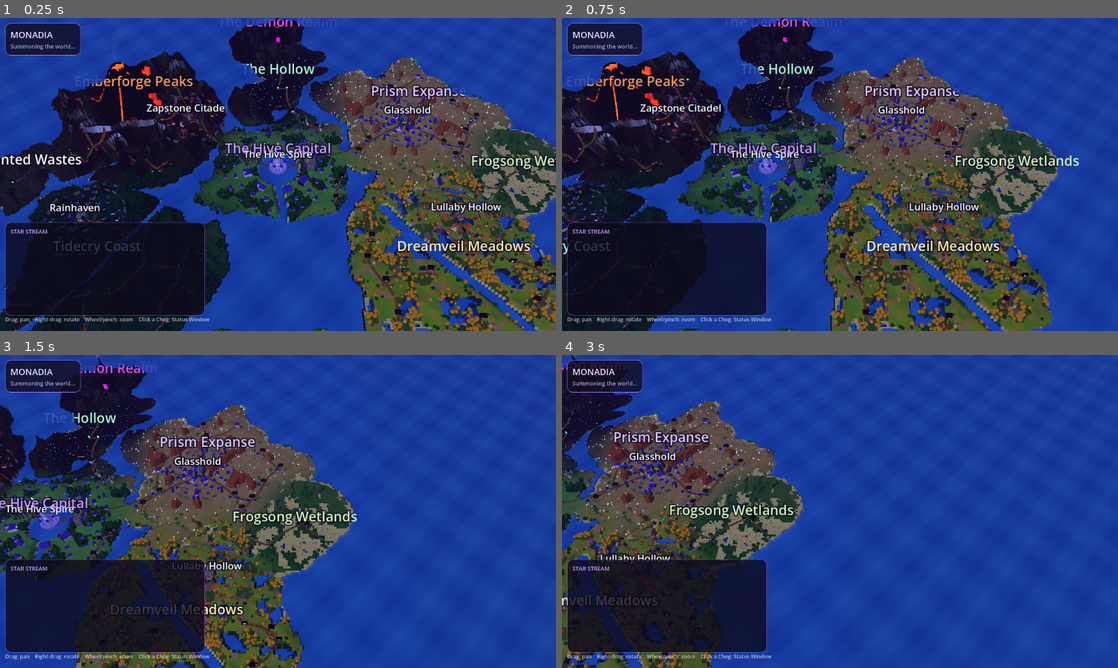
Above: before the commit, frames 1-4 (two rows, left to right).
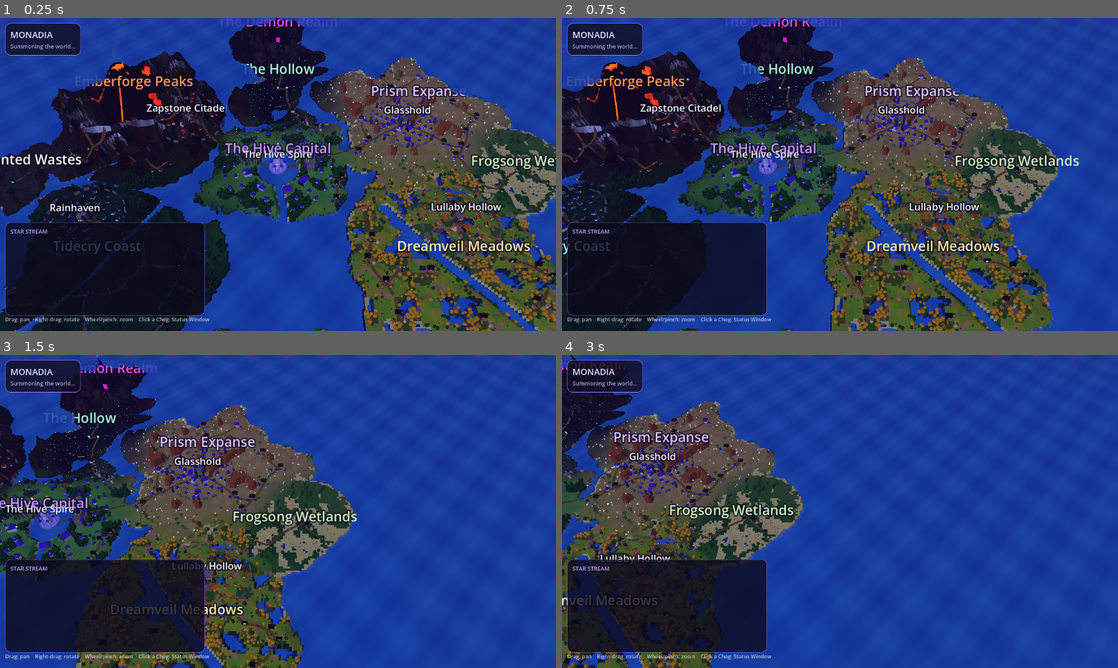
Above: after the commit, the same moments.

Repository: Harshyadav442277/Chogathon
Game: Godot game, scene res://scenes/Main.tscn
Two runs of this game, one before a commit and one after it. Both use one fixed random seed, a clock stepped at 60 frames per second and the inputs below.
Inputs (mouse positions are in pixels of both pictures, inside the frame that each line leads up to):
- Up to frame 1 (0.25 s): no input
- Up to frame 2 (0.75 s): tap A at 0.5 s; move the mouse to (962, 158) at 0.52 s; hold Right (ui_right) from 0.53 s (still down); click (962, 158) at 0.67 s
- Up to frame 3 (1.5 s): release Right (ui_right) at 1.25 s; tap A at 1.25 s; drag from (166, 527) to (250, 574) at 1.27 s
- Up to frame 4 (3 s): tap A at 2, 2.75 s; move the mouse to (895, 442) at 2.02 s; hold Right (ui_right) 2.03-2.75 s; drag from (812, 574) to (673, 464) at 2.77 s

The runs differ from the first frame. In frame 1, 0.5% of the frame differs, in the area x 16-100%, y 26-100%; in frame 2, 0.5%, in the area x 3-88%, y 21-100%; in frame 3, 0.3%; in frame 4, 0.1%.

Commit message:
Cheaper props (flowers, tree canopies, rocks); --perf dev stats
Wide view 733k -> 607k triangles; 62-93 draw calls on an integrated GPU.

Co-Authored-By: Claude Opus 5.5 <noreply@anthropic.com>

Diff:
--- a/game/scripts/architect.gd
+++ b/game/scripts/architect.gd
@@ -116,9 +116,7 @@
 
 
 ## Low-poly ball (latitude/longitude), centred at `center`.
-func ball(center: Vector3, r: float, col: Color, glow := 0.0, tint := 0.0, squash := 1.0) -> void:
-	var rings := 4
-	var segs := 7
+func ball(center: Vector3, r: float, col: Color, glow := 0.0, tint := 0.0, squash := 1.0, rings := 4, segs := 7) -> void:
 	for j in rings:
 		var v0 := PI * j / rings
 		var v1 := PI * (j + 1) / rings
--- a/game/scripts/catalog.gd
+++ b/game/scripts/catalog.gd
@@ -318,12 +318,12 @@
 			a.cone(Vector3(0, 4.0, 0), 0.9, 2.0, Color("#468f66"), 7)
 		"oak":
 			a.cyl(Vector3.ZERO, 0.35, 2.0, DWOOD, 5)
-			a.ball(Vector3(0, 3.0, 0), 1.9, Color("#5a9a4a"))
-			a.ball(Vector3(0.9, 2.6, 0.4), 1.2, Color("#4f8f42"))
+			a.ball(Vector3(0, 3.0, 0), 1.9, Color("#5a9a4a"), 0.0, 0.0, 1.0, 3, 6)
+			a.ball(Vector3(0.9, 2.6, 0.4), 1.2, Color("#4f8f42"), 0.0, 0.0, 1.0, 3, 5)
 		"goldtree":
 			a.cyl(Vector3.ZERO, 0.35, 2.0, DWOOD, 5)
-			a.ball(Vector3(0, 3.0, 0), 2.0, Color("#f2c94c"))
-			a.ball(Vector3(-0.8, 2.6, 0.5), 1.2, Color("#e9b83a"))
+			a.ball(Vector3(0, 3.0, 0), 2.0, Color("#f2c94c"), 0.0, 0.0, 1.0, 3, 6)
+			a.ball(Vector3(-0.8, 2.6, 0.5), 1.2, Color("#e9b83a"), 0.0, 0.0, 1.0, 3, 5)
 		"palm":
 			for i in 4:
 				a.cyl(Vector3(i * 0.25, i * 1.1, 0), 0.28 - i * 0.03, 1.1, Color("#9a7348"), 5)
@@ -335,7 +335,7 @@
 			a.box(Vector3(0.6, 2.0, 0), Vector3(1.4, 0.15, 0.15), Color("#3b302b"))
 			a.box(Vector3(-0.4, 2.6, 0.2), Vector3(0.15, 0.15, 1.2), Color("#3b302b"))
 		"rock":
-			a.ball(Vector3(0, 0.3, 0), 0.8, Color("#8d867c"), 0.0, 0.0, 0.7)
+			a.ball(Vector3(0, 0.3, 0), 0.8, Color("#8d867c"), 0.0, 0.0, 0.7, 3, 5)
 		"boulder":
 			a.ball(Vector3(0, 0.6, 0), 1.6, Color("#6d675e"), 0.0, 0.0, 0.75)
 			a.ball(Vector3(1.0, 0.3, 0.6), 0.8, Color("#7d776d"), 0.0, 0.0, 0.7)
@@ -344,11 +344,12 @@
 			a.crystal(Vector3(0.7, 0, 0.3), 0.4, 1.8, Color("#9fe6ff"))
 			a.crystal(Vector3(-0.5, 0, -0.4), 0.35, 1.4, Color("#e7c6ff"))
 		"flowers":
+			# cheap patch: leafy base + 5 low-poly blossoms (~60 triangles)
 			var fc := [Color("#ff7aa8"), Color("#ffd43b"), Color("#b197fc"), Color("#ffffff")]
-			for i in 6:
-				var ang := TAU * i / 6
-				a.cyl(Vector3(cos(ang) * 0.7, 0, sin(ang) * 0.7), 0.05, 0.5, LEAF, 4)
-				a.ball(Vector3(cos(ang) * 0.7, 0.55, sin(ang) * 0.7), 0.2, fc[i % 4])
+			a.cyl(Vector3.ZERO, 0.9, 0.15, LEAF, 6)
+			for i in 5:
+				var ang := TAU * i / 5
+				a.crystal(Vector3(cos(ang) * 0.55, 0.15, sin(ang) * 0.55), 0.18, 0.45, fc[i % 4], 0.0)
 		"reeds":
 			for i in 5:
 				a.box(Vector3(-0.6 + i * 0.3, 0, (i % 2) * 0.3), Vector3(0.08, 1.6 + (i % 3) * 0.4, 0.08), Color("#7a9a4a"))
--- a/game/scripts/main.gd
+++ b/game/scripts/main.gd
@@ -59,6 +59,13 @@
 		if arg.begins_with("--enter="):  # dev: open a building interior by index
 			await get_tree().create_timer(2.0).timeout
 			interiors.enter(int(arg.trim_prefix("--enter=")))
+	if OS.get_cmdline_user_args().has("--perf"):  # dev: print frame stats after warm-up
+		await get_tree().create_timer(6.0).timeout
+		var rs := RenderingServer
+		print("PERF fps=%d draw_calls=%d primitives=%d objects=%d" % [Engine.get_frames_per_second(),
+			rs.get_rendering_info(RenderingServer.RENDERING_INFO_TOTAL_DRAW_CALLS_IN_FRAME),
+			rs.get_rendering_info(RenderingServer.RENDERING_INFO_TOTAL_PRIMITIVES_IN_FRAME),
+			rs.get_rendering_info(RenderingServer.RENDERING_INFO_TOTAL_OBJECTS_IN_FRAME)])
 	for arg in OS.get_cmdline_user_args():
 		if arg.begins_with("--shot="):
 			await get_tree().create_timer(6.0).timeout
--- a/game/scripts/settlements.gd
+++ b/game/scripts/settlements.gd
@@ -52,6 +52,9 @@
 	mmi.multimesh = mm
 	mmi.cast_shadow = GeometryInstance3D.SHADOW_CASTING_SETTING_OFF
 	add_child(mmi)
+	if OS.get_cmdline_user_args().has("--perf"):
+		var tris: int = (mesh.surface_get_array_len(0) / 3) if mesh.get_surface_count() > 0 else 0
+		print("TRIS %s x%d = %d" % [mesh.resource_name if mesh.resource_name != "" else str(tris) + "/inst", xforms.size(), tris * xforms.size()])
 
 
 func _build_buildings(list: Array) -> void:
